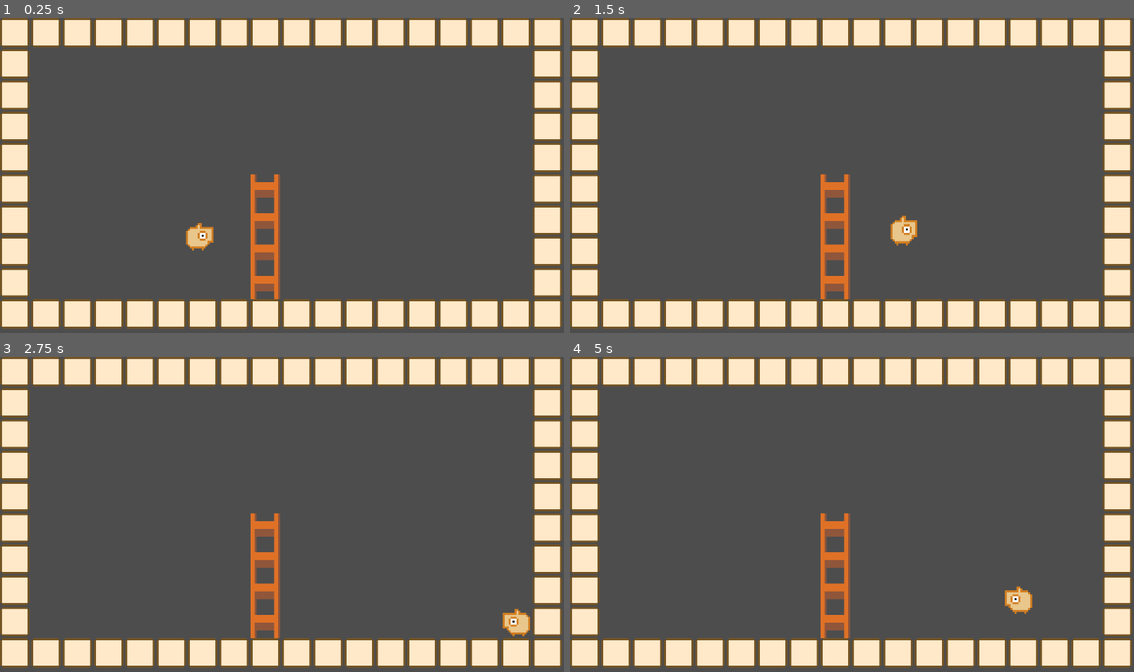
Above: before the commit, frames 1-4 (two rows, left to right).
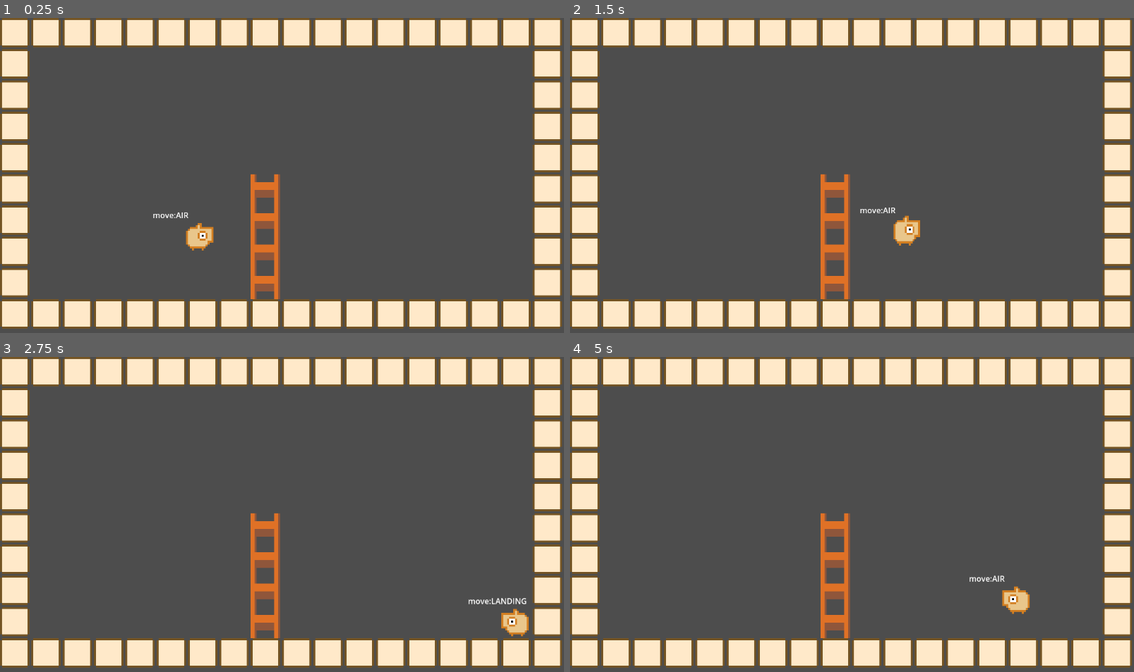
Above: after the commit, the same moments.

Repository: syun77/gd_inovania
Game: Godot game, scene res://Main.tscn
Two runs of this game, one before a commit and one after it. Both use one fixed random seed, a clock stepped at 60 frames per second and the inputs below.
Inputs (mouse positions are in pixels of both pictures, inside the frame that each line leads up to):
- Up to frame 1 (0.25 s): no input
- Up to frame 2 (1.5 s): move the mouse to (976, 159) at 0.52 s; hold Space (action) 0.53-1.28 s; hold Right (ui_right) from 0.53 s (still down); tap Up (ui_up) at 0.77 s; move the mouse to (739, 191) at 1.27 s; tap Space (action) at 1.35 s
- Up to frame 3 (2.75 s): tap Up (ui_up) at 1.52 s; move the mouse to (338, 445) at 2.02 s; release Right (ui_right) at 2.03 s; hold Left (ui_left) from 2.03 s (still down); hold Space (action) from 2.03 s (still down)
- Up to frame 4 (5 s): move the mouse to (823, 577) at 2.77 s; release Left (ui_left) at 2.78 s; release Space (action) at 2.78 s; hold Right (ui_right) 2.78-4.28 s; tap Space (action) at 2.85, 4.35 s; tap Up (ui_up) at 3.02, 3.77, 4.52 s; move the mouse to (1021, 561) at 3.52 s; hold Space (action) 3.53-4.28 s; tap Enter at 4.25 s; move the mouse to (682, 467) at 4.27 s; hold Left (ui_left) from 4.28 s (still down)

The runs differ from the first frame. In frame 1, less than 0.1% of the frame differs, in the area x 27-34%, y 61-64%; in frame 2, 0.3%, in the area x 51-63%, y 60-73%; in frame 3, 0.3%; in frame 4, 0.3%.

Commit message:
はしご実装中

Diff:
--- a/gd_inovania/src/player/Player.gd
+++ b/gd_inovania/src/player/Player.gd
@@ -121,7 +121,7 @@
 			_update_dead(delta)
 
 	# デバッグ用更新.
-	#_update_debug()
+	_update_debug()
 
 ## はしご接触数のカウント
 func increase_ladder_count() -> void:
@@ -248,10 +248,11 @@
 		var v = Input.get_axis("ui_up", "ui_down")
 		if v != 0:
 			velocity.x = 0 # X方向を止める.
-			velocity.y = 500 * v
+			velocity.y = 300 * v
 		else:
 			velocity.y = 0
-	elif _is_fall_through:
+
+	if _is_fall_through:
 		# 飛び降り中.
 		if _check_fall_through() == false:
 			# 飛び降り終了.
@@ -264,25 +265,25 @@
 		velocity.x = 0
 		return
 
-	elif _checkJump():
-		# 接地していたらジャンプ.
-		velocity.y = _config.jump_velocity * -1
-		Common.play_se("jump")
-		_jump_cnt += 1 # ジャンプ回数を増やす.
-		_jump_scale = eJumpScale.JUMPING
-		_jump_scale_timer = JUMP_SCALE_TIME
+	elif _check_jump():
+		# ジャンプする.
+		_start_jump()
 
 	# 左右移動の更新.
 	_update_horizontal_moving()
 
 ## ジャンプチェック.
-func _checkJump() -> bool:
+func _check_jump() -> bool:
 	if Input.is_action_just_pressed("action") == false:
 		# ジャンプボタンを押していない.
 		return false
 	if _jump_cnt >= _jump_cnt_max:
 		# ジャンプ最大回数を超えた.
 		return false
+
+	if _is_grabbing_ladder():
+		# はしご掴まっていればジャンプできる.
+		return true
 
 	if _jump_cnt == 0:
 		if is_on_floor() == false:
@@ -294,6 +295,19 @@
 
 	# ジャンプする.
 	return true
+
+## ジャンプ開始.
+func _start_jump() -> void:
+	velocity.y = _config.jump_velocity * -1
+	Common.play_se("jump")
+
+	# 空中状態にする.
+	_move_state = eMoveState.AIR
+
+	_jump_cnt += 1 # ジャンプ回数を増やす.
+	_jump_scale = eJumpScale.JUMPING
+	_jump_scale_timer = JUMP_SCALE_TIME
+
 
 ## 飛び降り判定.
 func _check_fall_through() -> bool:
@@ -483,10 +497,7 @@
 # デバッグ用更新.
 func _update_debug() -> void:
 	_label.visible = true
-	_label.text = "stomp:%d"%_stomp_tile
-	_label.text += "\nis_floor:%s"%("true" if is_on_floor() else "false")
-	_label.text += "\n" + str(get_floor_normal())
-
+	_label.text = "move:%s"%(eMoveState.keys()[_move_state])
 # ---------------------------------
 # properties.
 # ---------------------------------
--- a/gd_inovania/src/player/Player.tscn
+++ b/gd_inovania/src/player/Player.tscn
@@ -21,6 +21,7 @@
 shape = SubResource("RectangleShape2D_83kri")
 
 [node name="Label" type="Label" parent="."]
-visible = false
-offset_right = 40.0
-offset_bottom = 23.0
+offset_left = -96.0
+offset_top = -88.0
+offset_bottom = -62.0
+text = "DEBUG TEXT"
